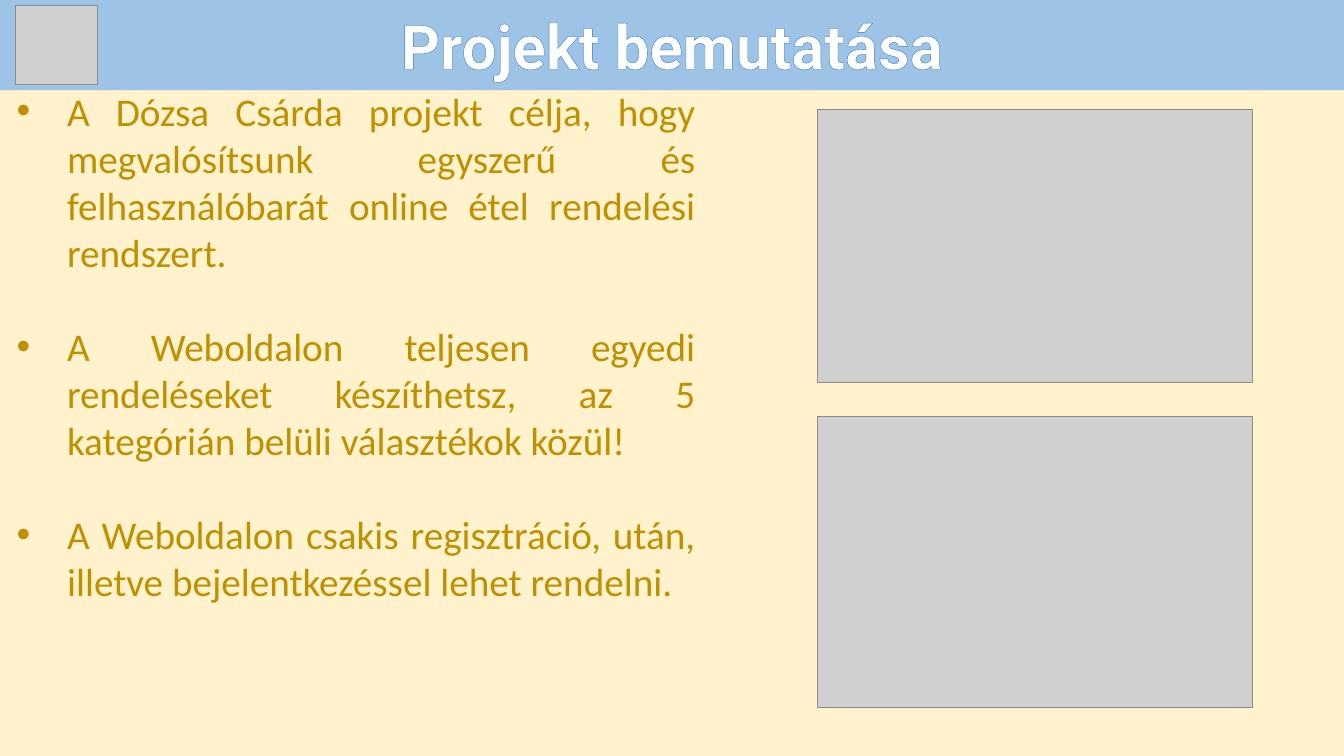
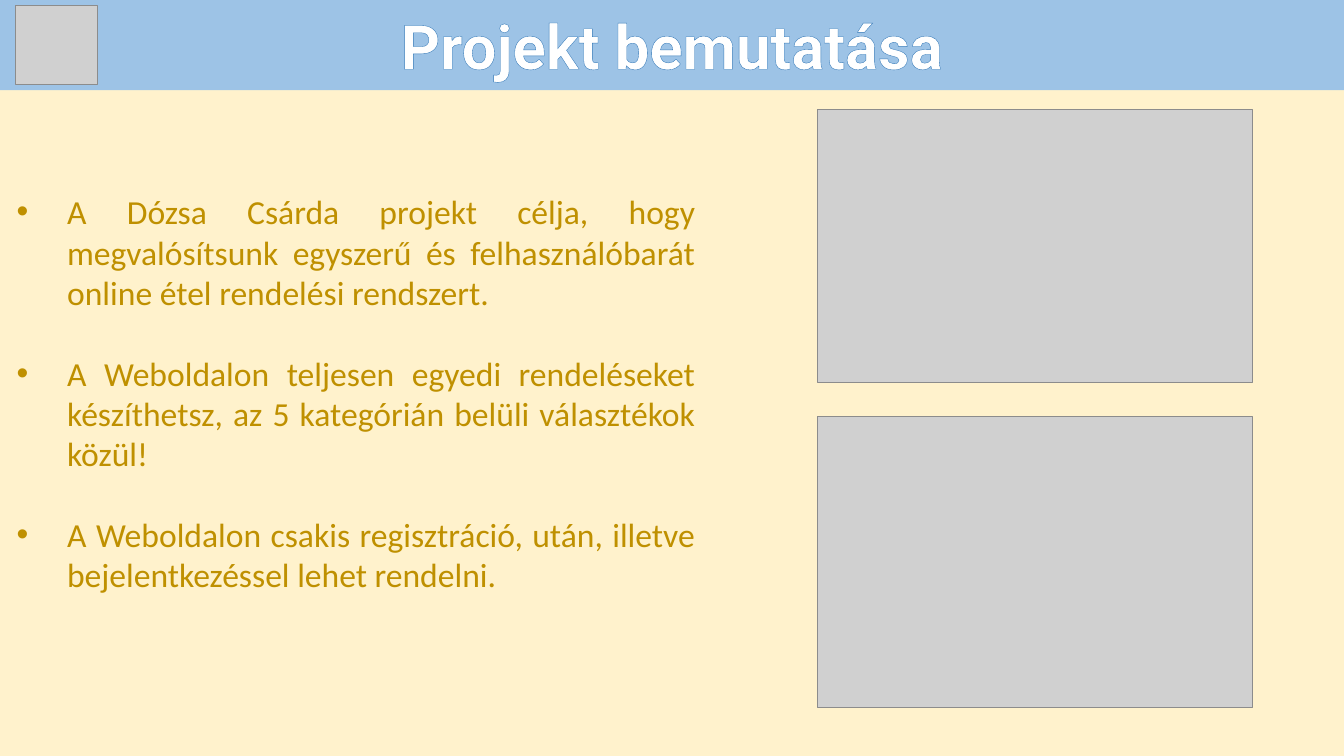
Before and after one commit to Andras-12c/Dozsa-Csarda, a slide deck: slide 2 of VizsgaremekPP.pptx. Drawn at 1344x756 pixels with LibreOffice and Linux fonts; fonts in the diff are those of the drawing; grey boxes stand for pictures. Boxes give left, top, right and bottom in pixels: in the first picture for what was removed or moved away, otherwise in the second. Text is boxed around its words. In the diff, an @@ line names an element or a change of style, - is before the commit and + after.

```diff
--- a/VizsgaremekPP.pptx
+++ b/VizsgaremekPP.pptx
@@ text "A Dózsa Csárda projekt célja, ...": place and size @@
-text "A Dózsa Csárda projekt célja, ..." at (67,98,696,603)
+text "A Dózsa Csárda projekt célja, ..." at (67,200,695,593)
@@ text "A Dózsa Csárda projekt célja, ..." at (67,200,695,593): size 28 to 24 pt @@
```
Also in this commit, not shown: 6 other slides changed.
